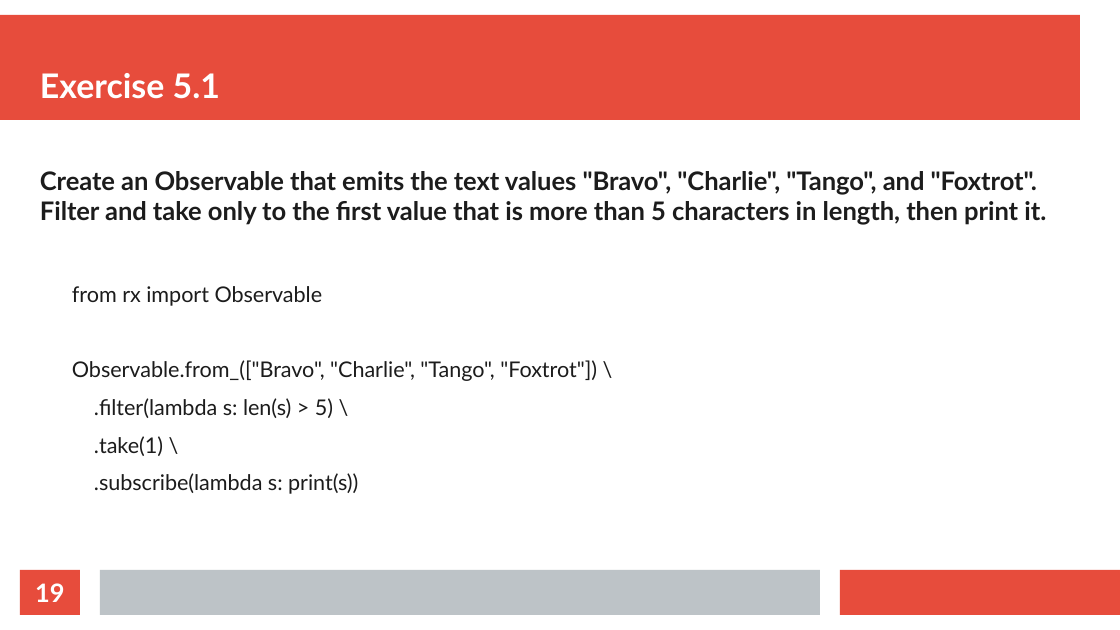
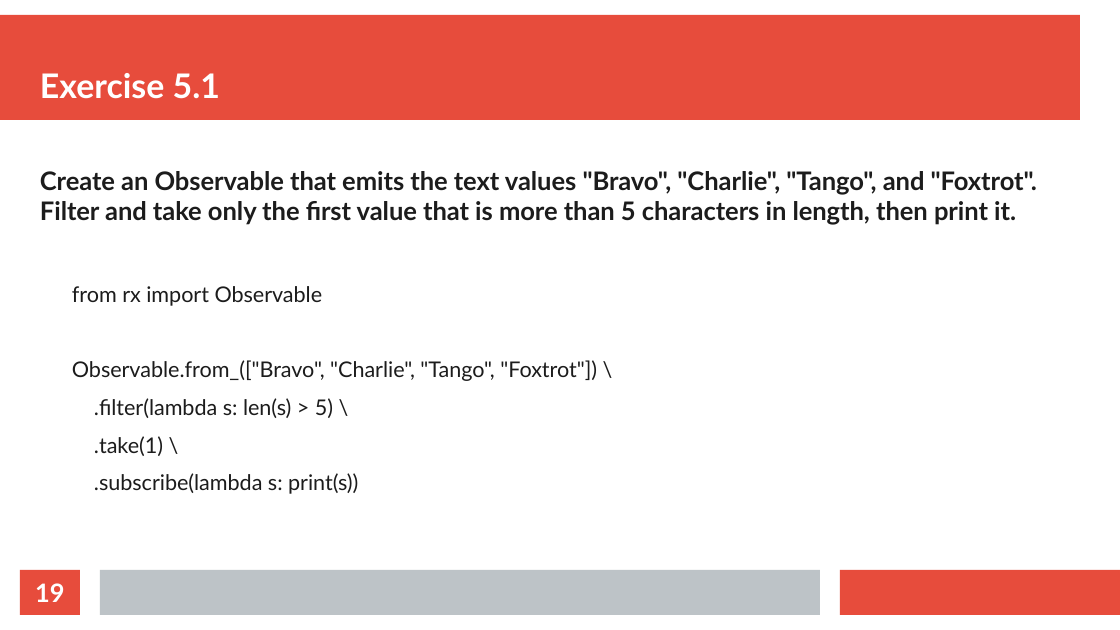
Before and after one commit to thomasnield/oreilly_reactive_python_for_data, a slide deck: slide 19 of resources/reactive_python_slides.odp. Drawn at 1120x630 pixels with LibreOffice and Linux fonts; fonts in the diff are those of the drawing. Boxes give left, top, right and bottom in pixels: in the first picture for what was removed or moved away, otherwise in the second. Text is boxed around its words. In the diff, an @@ line names an element or a change of style, - is before the commit and + after.

```diff
--- a/resources/reactive_python_slides.odp
+++ b/resources/reactive_python_slides.odp
@@ text at [40,171,1037,225]: text changed @@
-Create an Observable that emits the text values "Bravo", "Charlie", "Tango", and "Foxtrot". Filter and take only to the first value that is more than 5 characters in length, then print it.
+Create an Observable that emits the text values "Bravo", "Charlie", "Tango", and "Foxtrot". Filter and take only the first value that is more than 5 characters in length, then print it.
```
Also in this commit, not shown: 2 other slides changed.
